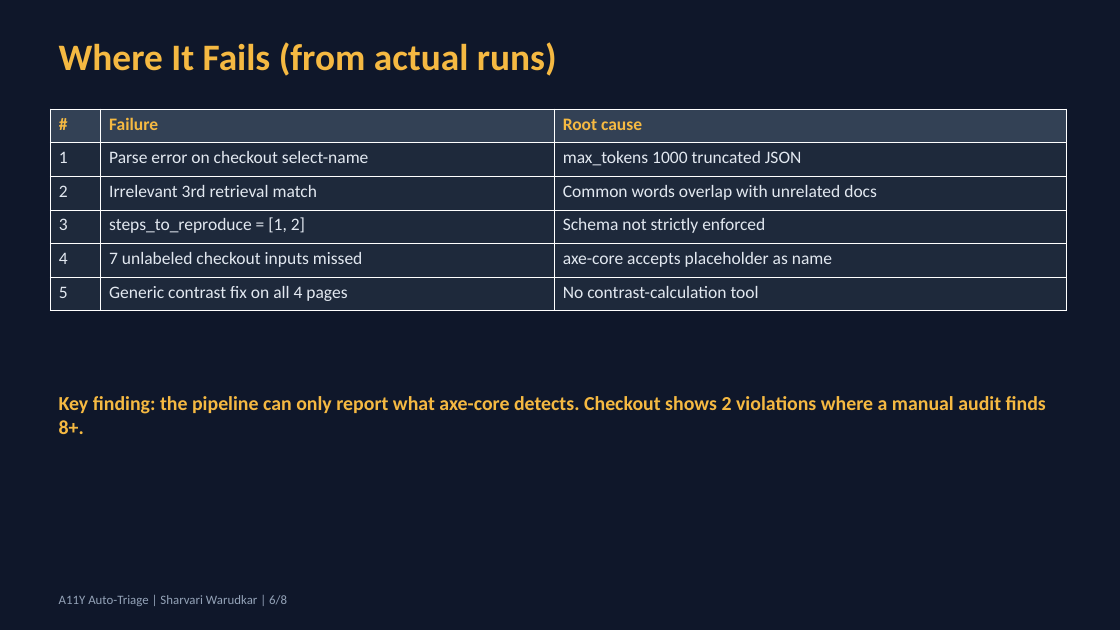
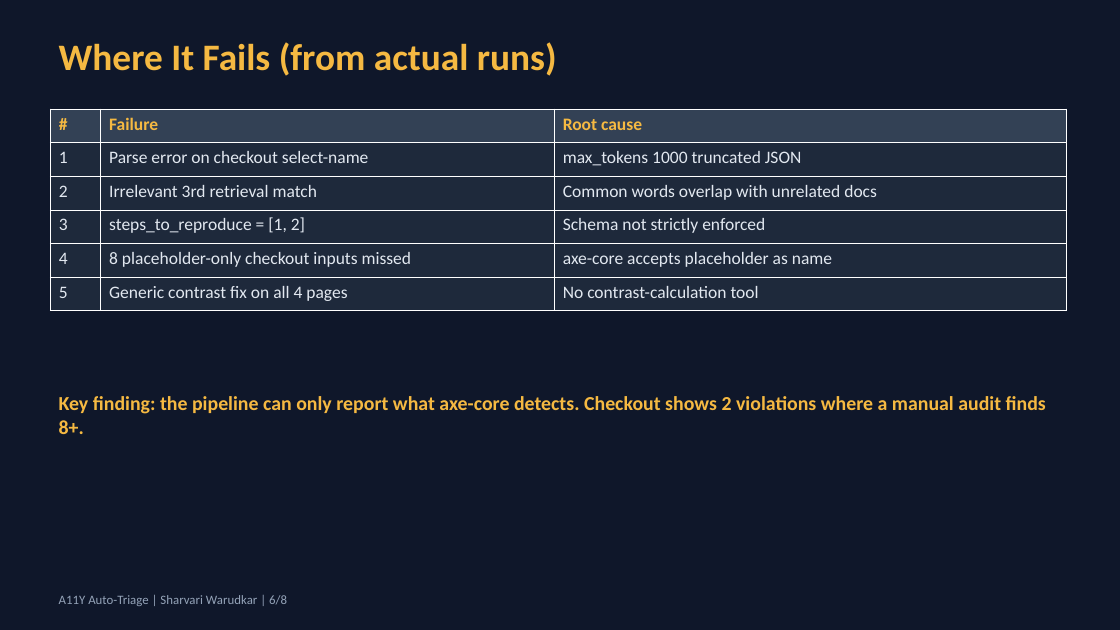
Before and after one commit to Sharvari-Warudkar/a11y-auto-triage, a slide deck: slide 6 of evidence/L1-A11y-auto-traige-updated_Presentation.pptx. Drawn at 1120x630 pixels with LibreOffice and Linux fonts; fonts in the diff are those of the drawing. Boxes give left, top, right and bottom in pixels: in the first picture for what was removed or moved away, otherwise in the second. Text is boxed around its words. In the diff, an @@ line names an element or a change of style, - is before the commit and + after.

```diff
--- a/evidence/L1-A11y-auto-traige-updated_Presentation.pptx
+++ b/evidence/L1-A11y-auto-traige-updated_Presentation.pptx
@@ table at <box>50,109,1067,311</box> @@
-row 5, column 2: 7 unlabeled checkout inputs missed
+row 5, column 2: 8 placeholder-only checkout inputs missed
```
Also in this commit, not shown: 3 other slides changed, 12 other files.
